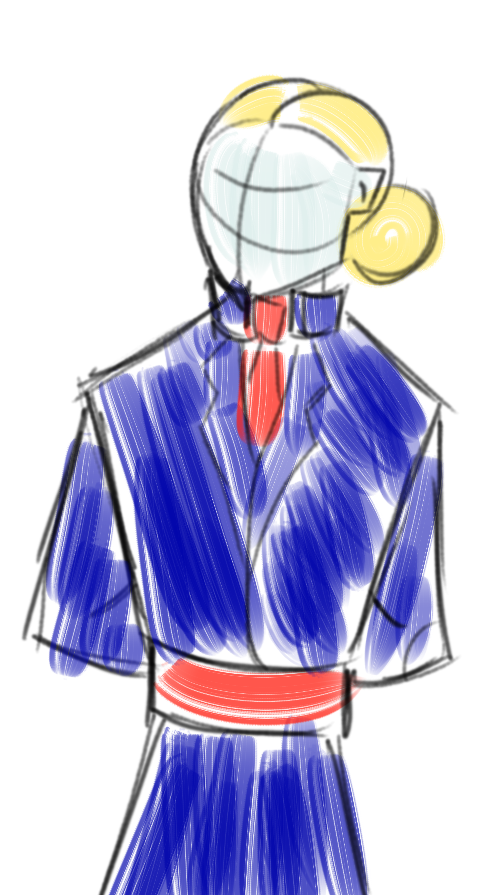
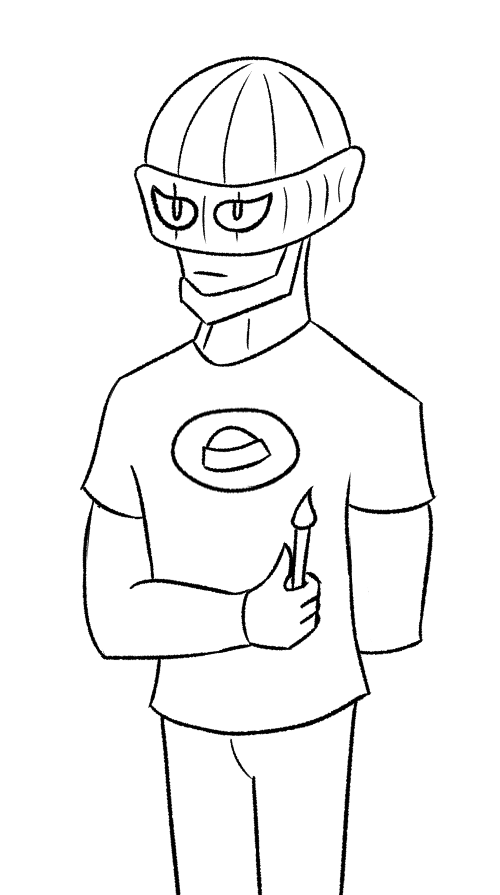
Comparing the layer stacks of the two w=500, h=895 images. Changes:
added group "Grupa 14" with 2 layers above "Warstwa malowania 15" over [20, 56, 462, 895]
added layer "Warstwa malowania 16(wklejone)" in group "Grupa 14" over [20, 56, 462, 895]
added layer "Warstwa malowania 13" in group "Grupa 14" over [20, 56, 462, 895]
hid group "Grupa 11" (2 layers), opacity 100% → 37% over [20, 56, 462, 895]
hid "Warstwa malowania 12", painted on it over [20, 56, 462, 895]
